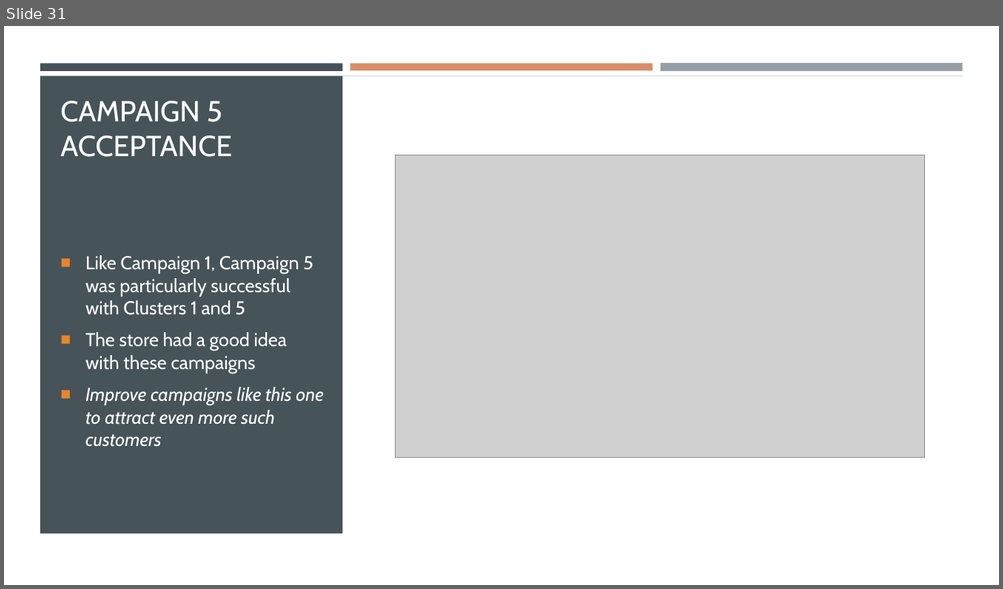
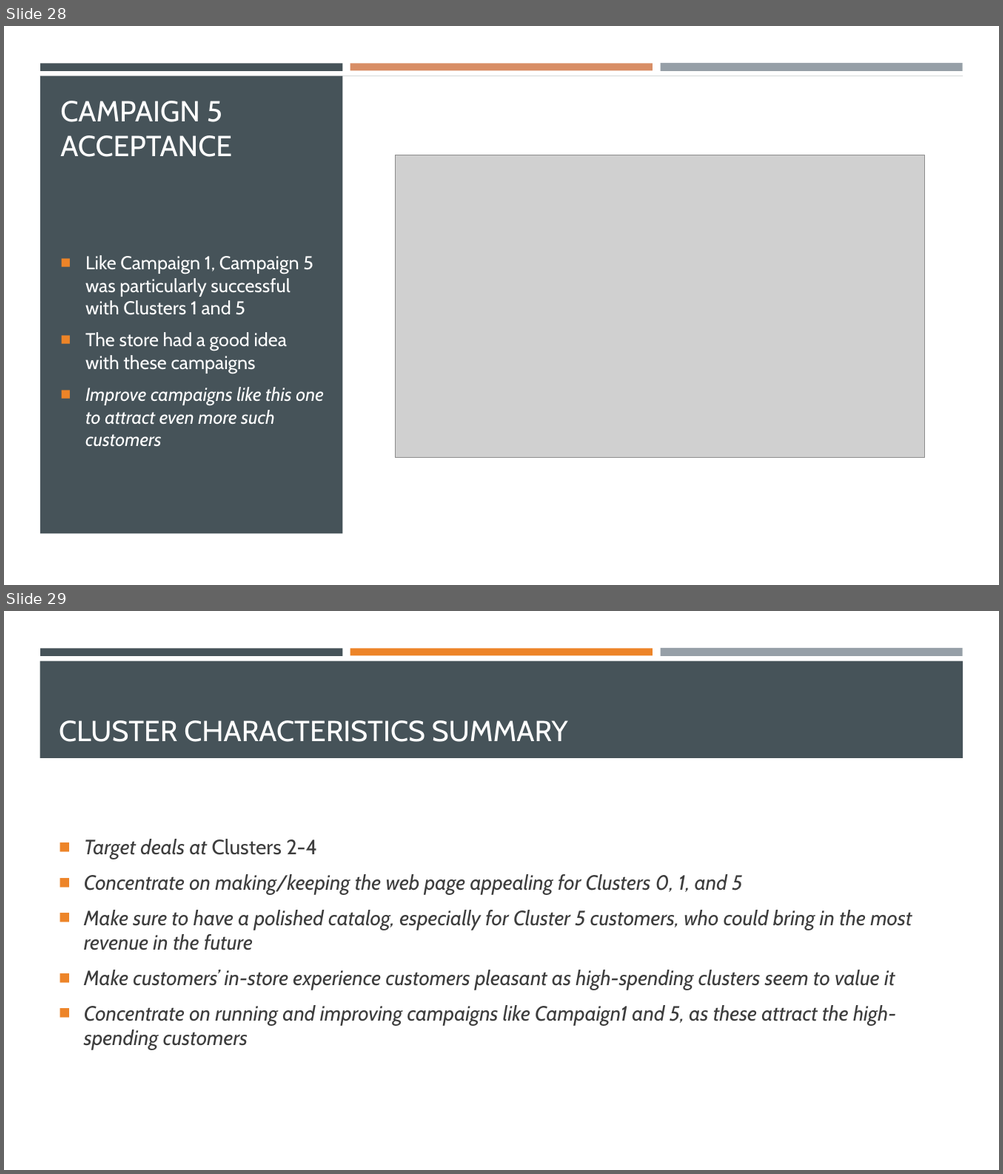
Before and after one commit to dapopov-st/store-customer-segmentation, a slide deck: Customer-Segmentation-Presentation.pptx. Shown one above the other, each under a label of ours: slide 31 before the commit, slides 28 and 29 after it. The pictures are 1003x589 and 1003x1174 pixels, drawn with LibreOffice and Linux fonts; fonts in the diff are those of the drawing; grey boxes stand for pictures. Boxes give left, top, right and bottom in pixels: in the first picture for what was removed or moved away, otherwise in the second. Text is boxed around its words. In the diff, an @@ line names an element or a change of style, - is before the commit and + after.

```diff
--- a/Customer-Segmentation-Presentation.pptx
+++ b/Customer-Segmentation-Presentation.pptx
@@ slide 29 added at bbox=[4, 611, 999, 1170], background #FFFFFF; not listed: 3 template elements that a slide beside it also shows @@
@@ rectangle added at bbox=[350, 648, 652, 655], fill #ED8428 @@
@@ title added at bbox=[59, 721, 568, 742], 28 pt, text #FFFFFF @@
+CLUSTER CHARACTERISTICS SUMMARY
@@ text added at bbox=[84, 839, 911, 1051], 20 pt, text #3D3D3D, italic @@
+■ Target deals at Clusters 2-4
+■ Concentrate on making/keeping the web page appealing for Clusters 0, 1, and 5
+■ Make sure to have a polished catalog, especially for Cluster 5 customers, who could bring in the most revenue in the future
+■ Make customers’ in-store experience customers pleasant as high-spending clusters seem to value it
+■ Concentrate on running and improving campaigns like Campaign1 and 5, as these attract the high-spending customers
@@ what was slide 31 is now slide 28 @@
```
Also in this commit, not shown: 5 slides changed, 1 other slide added, 19 slides removed, 2 other files.
